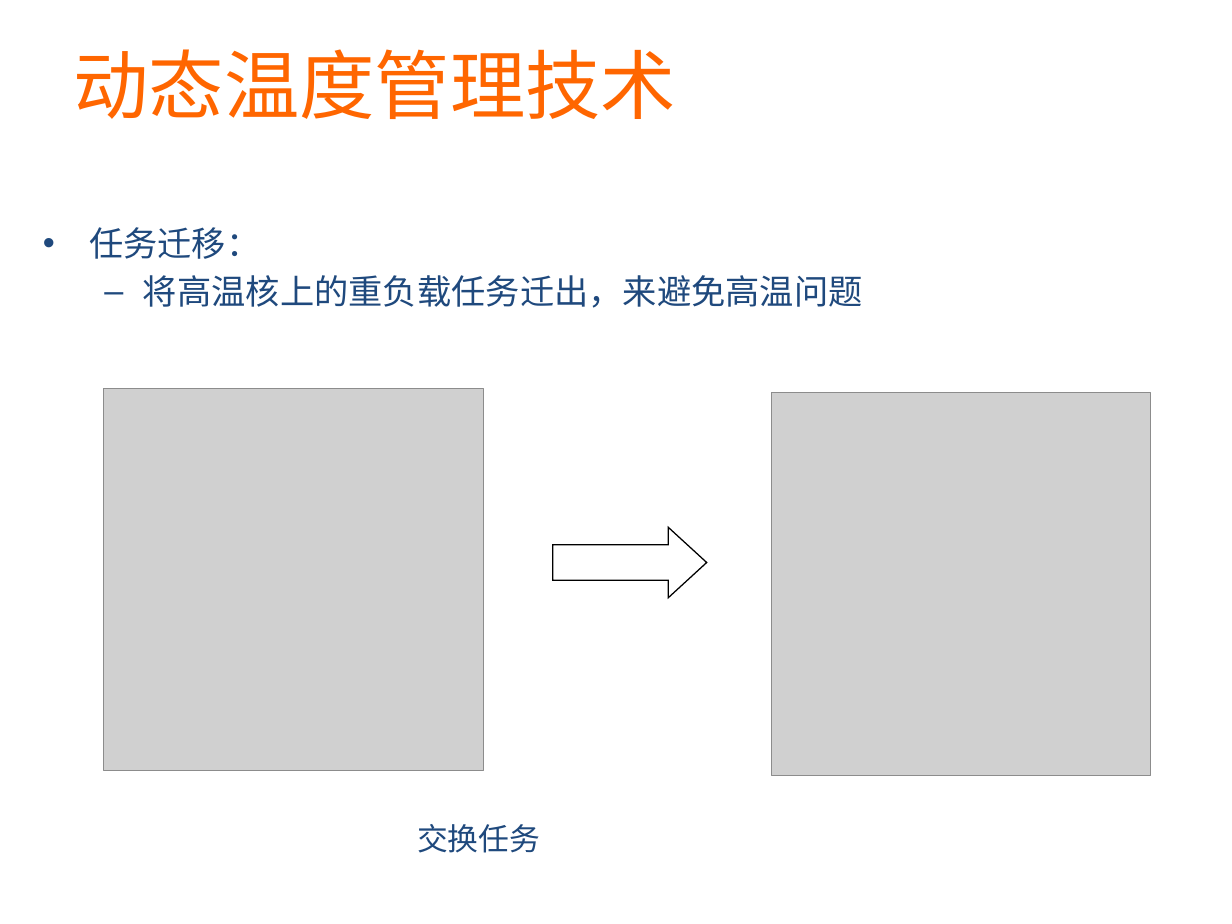
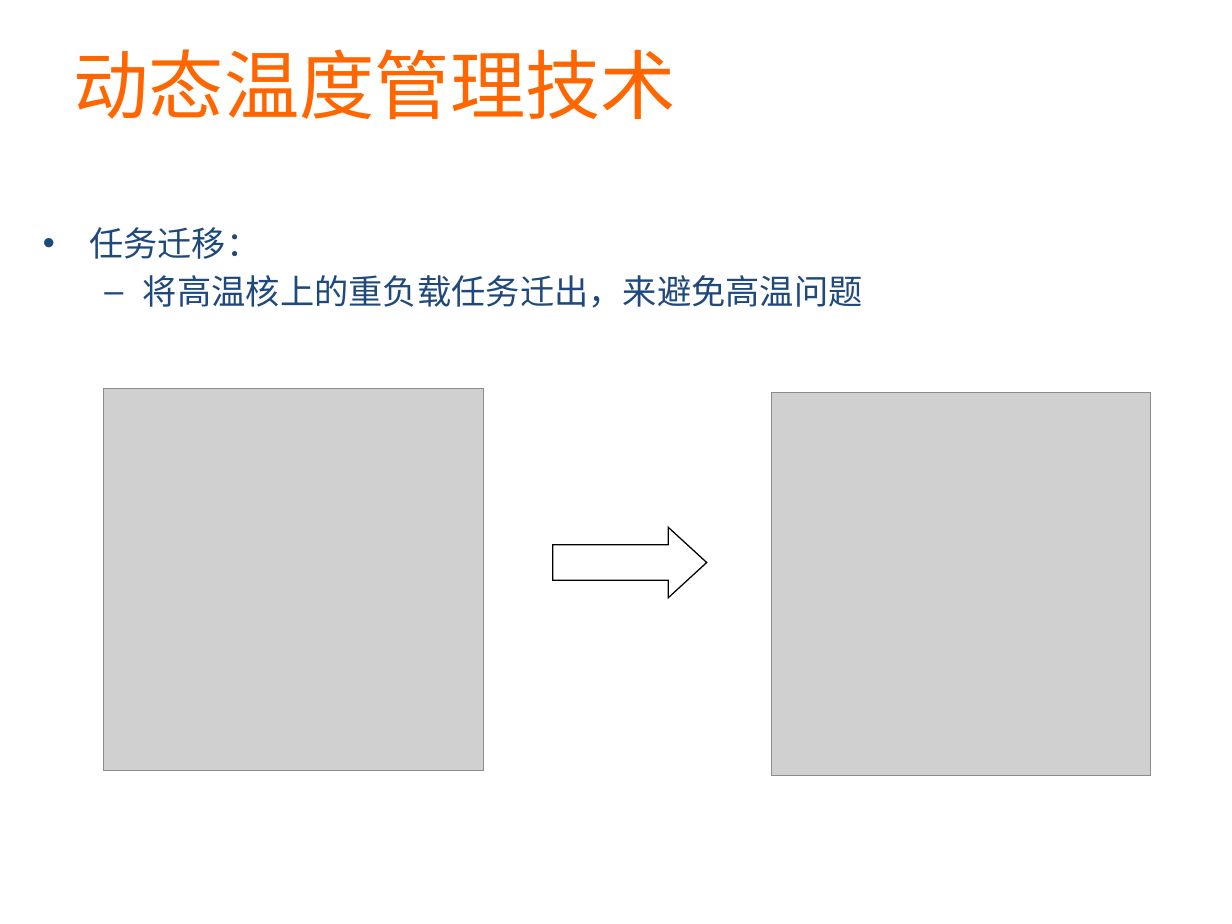
Before and after one commit to martian9/xin-yuan-houqin, a slide deck: slide 4 of ppt/majian.pptx. Drawn at 1232x924 pixels with LibreOffice and Linux fonts; fonts in the diff are those of the drawing; grey boxes stand for pictures. Boxes give left, top, right and bottom in pixels: in the first picture for what was removed or moved away, otherwise in the second. Text is boxed around its words. In the diff, an @@ line names an element or a change of style, - is before the commit and + after.

```diff
--- a/ppt/majian.pptx
+++ b/ppt/majian.pptx
@@ text removed at box(417, 824, 540, 853) @@
-交换任务
```
Also in this commit, not shown: 2 other slides changed.
